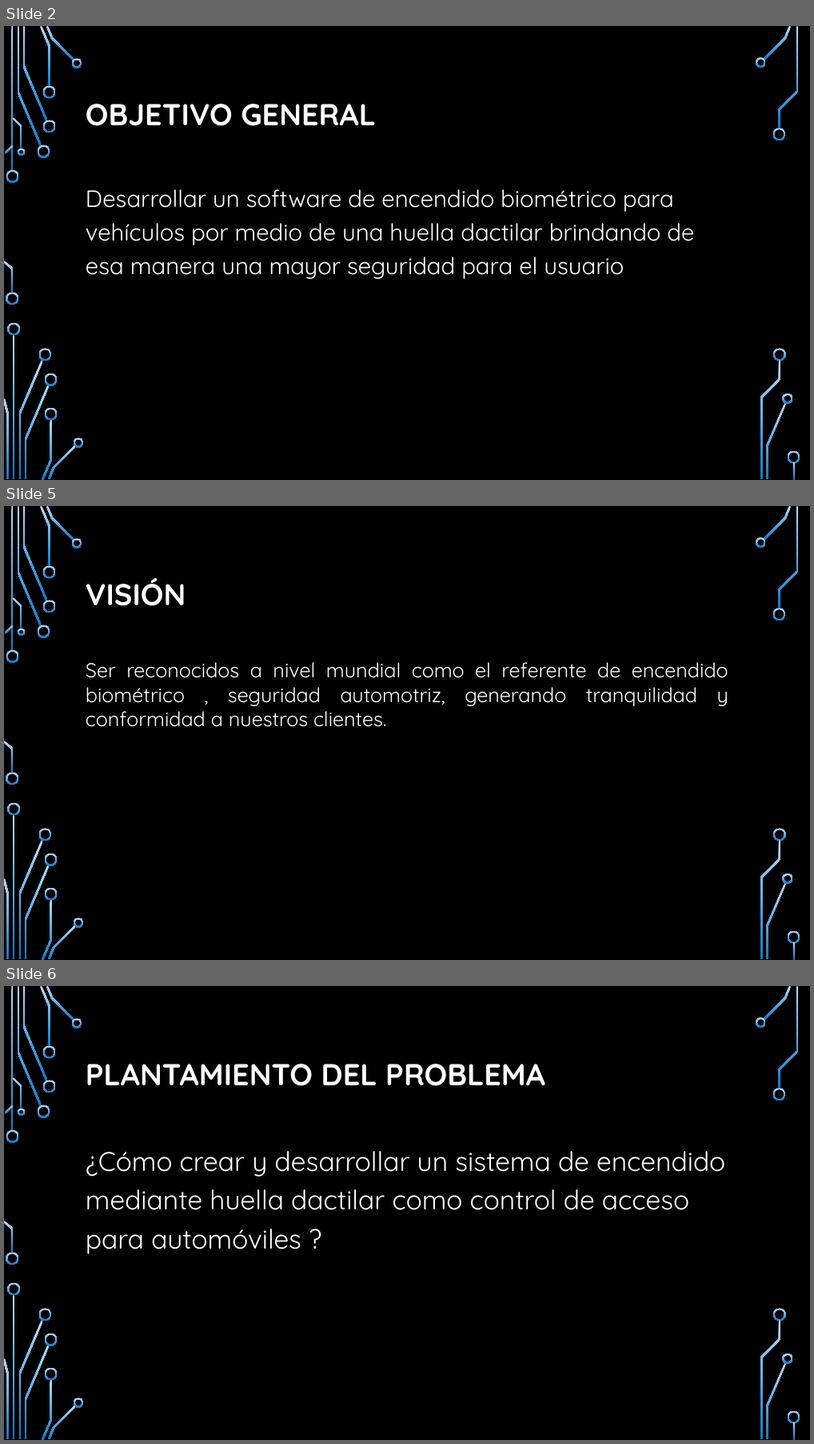
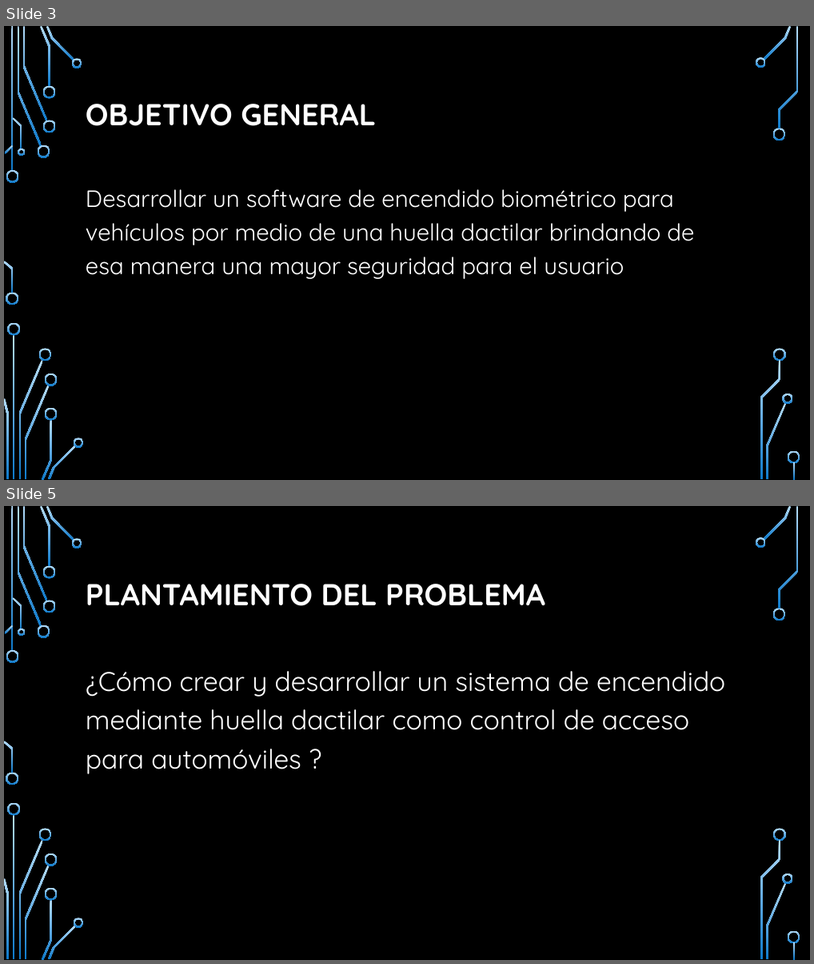
Before and after one commit to rquintero1129/BIS-PROJECT, a slide deck: BIS presentacion.pptx. Shown one above the other, each under a label of ours: slides 2, 5 and 6 before the commit, slides 3 and 5 after it; the slides between them are not shown. The pictures are 814x1444 and 814x964 pixels, drawn with LibreOffice and Linux fonts; fonts in the diff are those of the drawing; background and template pictures are left out. Boxes give left, top, right and bottom in pixels: in the first picture for what was removed or moved away, otherwise in the second. Text is boxed around its words. In the diff, an @@ line names an element or a change of style, - is before the commit and + after.

```diff
--- a/BIS presentacion.pptx
+++ b/BIS presentacion.pptx
@@ slide 5 removed at bbox=[4, 506, 810, 960], background picture (left out); not listed: 36 template elements that a slide beside it also shows @@
@@ title removed at bbox=[86, 578, 186, 606] @@
-VISIÓN
@@ text removed at bbox=[86, 662, 729, 727] @@
-Ser reconocidos a nivel mundial como el referente de encendido biométrico , seguridad automotriz, generando tranquilidad y conformidad a nuestros clientes.
@@ what was slide 2 is now slide 3 @@
@@ what was slide 6 is now slide 5 @@
```
Also in this commit, not shown: 6 slides changed, 3 slides added, 1 other slide removed.
